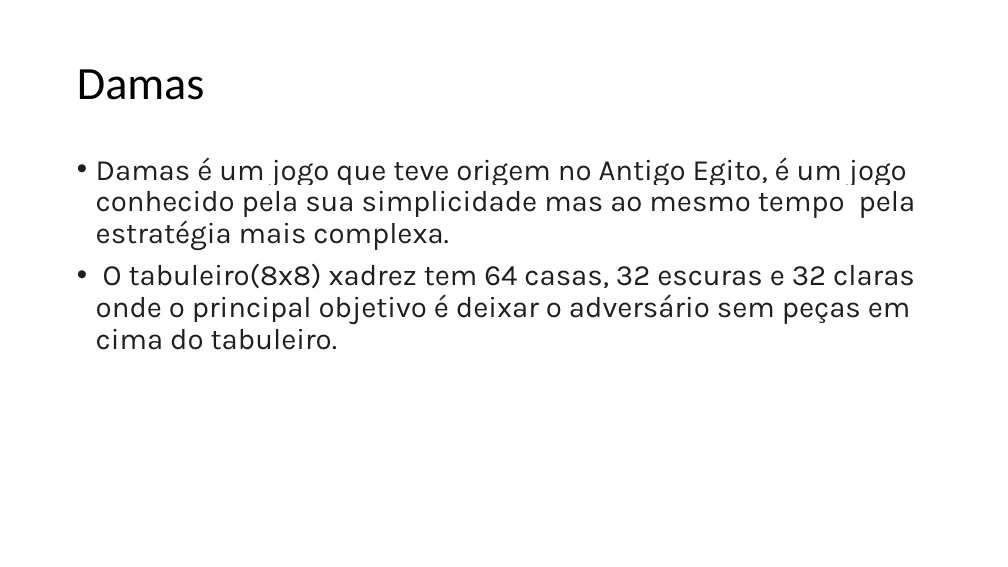
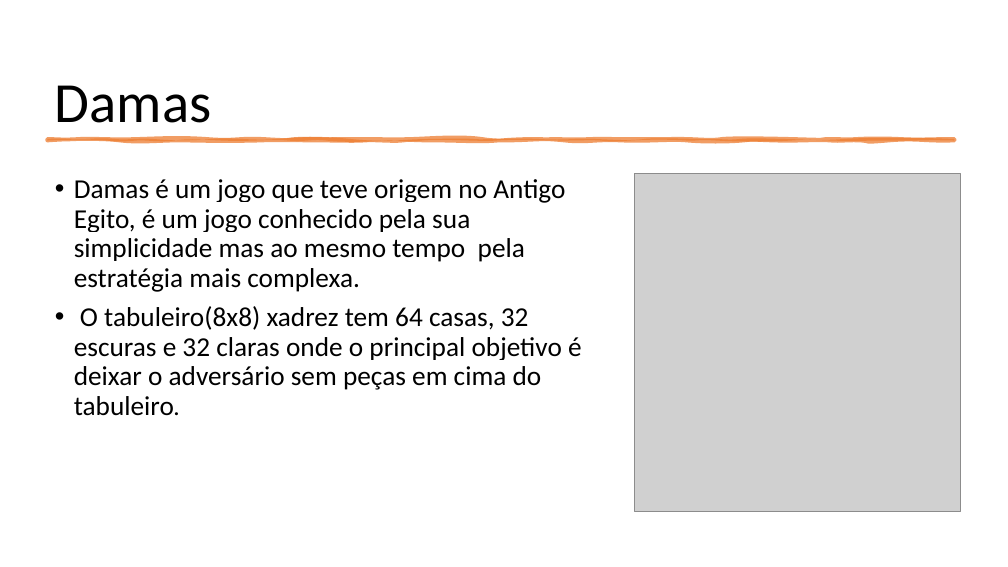
Before and after one commit to wolfmanPires/LDP, a slide deck: slide 1 of Damas.pptx. Drawn at 1008x567 pixels with LibreOffice and Linux fonts; fonts in the diff are those of the drawing; grey boxes stand for pictures. Boxes give left, top, right and bottom in pixels: in the first picture for what was removed or moved away, otherwise in the second. Text is boxed around its words. In the diff, an @@ line names an element or a change of style, - is before the commit and + after.

```diff
--- a/Damas.pptx
+++ b/Damas.pptx
@@ title "Damas": place and size @@
-title "Damas" at bbox=[77, 69, 205, 100]
+title "Damas" at bbox=[55, 85, 212, 123]
@@ title "Damas" at bbox=[55, 85, 212, 123]: size 44 to 54 pt; vertical alignment middle to bottom @@
@@ freeform shape added at bbox=[48, 139, 955, 141], fill #ED7D31 at 75% opacity, outline #ED7D31 3.5 pt @@
@@ text "Damas é um jogo que ...": place and size @@
-text "Damas é um jogo que ..." at bbox=[96, 157, 916, 350]
+text "Damas é um jogo que ..." at bbox=[74, 179, 582, 416]
@@ text "Damas é um jogo que ..." at bbox=[74, 179, 582, 416]: size 28 to 26 pt, font Karla to Calibri, text colour #1F1F1F to #000000 @@
@@ picture added at bbox=[634, 173, 960, 512] @@
```
Also in this commit, not shown: 4 other slides changed, 1 slide added, 1 slide removed.
